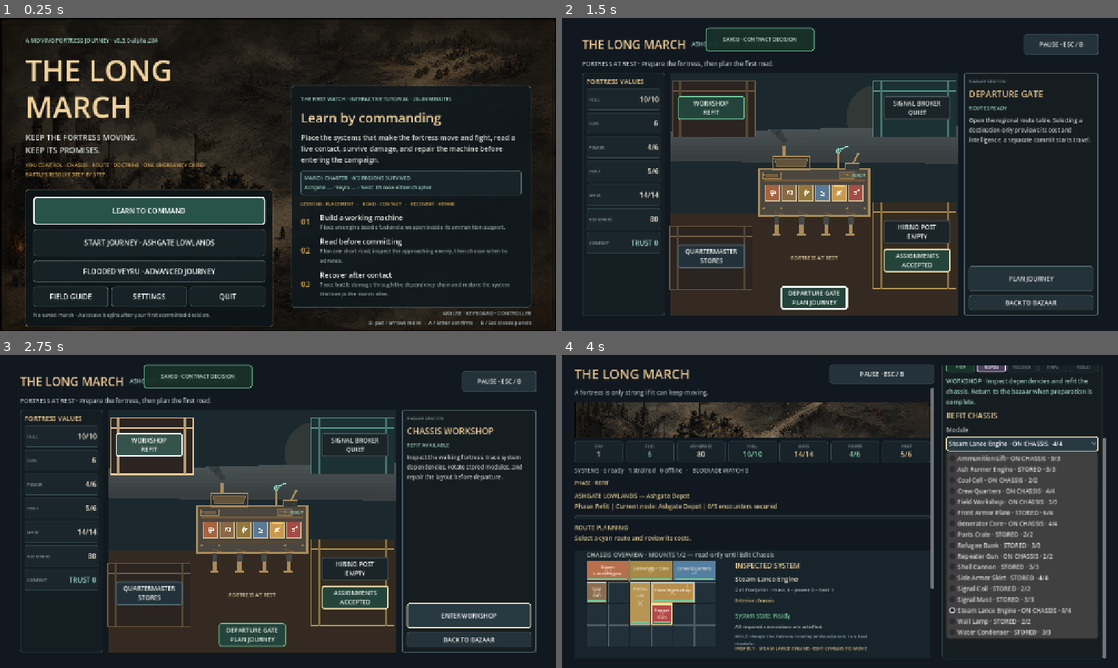
Above: before the commit, frames 1-4 (two rows, left to right).
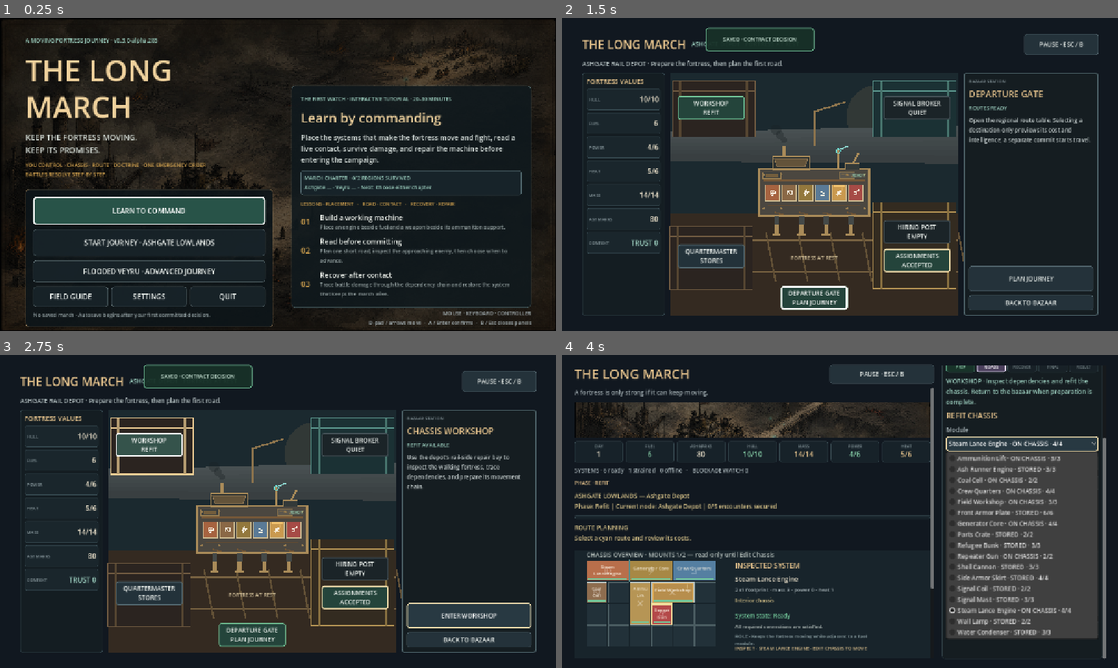
Above: after the commit, the same moments.

Repository: raphaelroshan/the-long-march
Game: Godot game, scene res://scenes/App.tscn
The game is run twice, just before and just after one commit, with the same random seed, the same clock (stepped at 60 frames per second) and the same inputs.
Inputs:
- Up to frame 1 (0.25 s): no input
- Up to frame 2 (1.5 s): click "START JOURNEY · ASHGATE LOWLA…" at 0.5 s; click "ACCEPT ASSIGNMENT" at 1.25 s
- Up to frame 3 (2.75 s): click "WORKSHOP REFIT" at 2 s
- Up to frame 4 (4 s): click "ENTER WORKSHOP" at 2.75 s; click "Steam Lance Engine · ON CHASS…" at 3.5 s

The runs differ from the first frame. In frame 1, less than 0.1% of the frame differs, in the area x 27-29%, y 6-8%; in frame 2, 0.9%; in frame 3, 1.5%, in the area x 3-94%, y 13-85%; in frame 4, nothing differs.

Commit message:
feat: distinguish starting settlement bazaars

Diff:
--- a/project.godot
+++ b/project.godot
@@ -4,7 +4,7 @@
 
 [application]
 config/name="The Long March"
-config/version="0.3.0-alpha.284"
+config/version="0.3.0-alpha.285"
 run/main_scene="res://scenes/App.tscn"
 config/features=PackedStringArray("4.4", "GL Compatibility")
 
--- a/src/ui/main.gd
+++ b/src/ui/main.gd
@@ -2725,7 +2725,7 @@
 	return {
 		"location_id": state.current_location,
 		"location_name": location_name,
-		"context": "FORTRESS AT REST · %s" % ("Choose an assignment or inspect a bazaar station." if contract_status == "offered" else "Prepare the fortress, then plan the first road."),
+		"context": "%s · %s" % ["LANTERN QUAY FLOOD MARKET" if is_veyru else "ASHGATE RAIL DEPOT", "Choose an assignment or inspect a bazaar station." if contract_status == "offered" else "Prepare the fortress, then plan the first road."],
 		"preferred_station": "assignment_board" if contract_status == "offered" else "departure_gate",
 		"values": {
 			"hull": "%d/10" % int(snapshot.get("hull_condition", state.hull_condition)),
@@ -2742,7 +2742,7 @@
 				"title": "Chassis Workshop",
 				"status": "REFIT AVAILABLE",
 				"button_status": "REFIT",
-				"body": "Inspect the walking fortress, trace system dependencies, rotate stored modules, and repair the layout before departure.",
+				"body": ("Use the quay's dry gantry to inspect the walking fortress and protect its lower hull before the archive road." if is_veyru else "Use the depot's rail-side repair bay to inspect the walking fortress, trace dependencies, and prepare its movement chain."),
 				"tone": "safe",
 				"primary": {"id": "open_workshop", "label": "ENTER WORKSHOP", "enabled": true, "tooltip": "Open the detailed chassis workbench."}
 			},
@@ -2750,7 +2750,7 @@
 				"title": "Quartermaster Stores",
 				"status": "%d ASHMARKS · %d FUEL" % [state.money, state.fuel],
 				"button_status": "STORES",
-				"body": "Review carried modules and current capacity. Trading inventory is not yet available in this settlement slice.",
+				"body": ("Review medicine space, fuel, and carried modules before the flood roads. Trading inventory is not yet available here." if is_veyru else "Review fuel, parts, and carried modules before leaving the rail depot. Trading inventory is not yet available here."),
 				"tone": "neutral",
 				"primary": {"id": "review_supplies", "label": "REVIEW FORTRESS STORES", "enabled": true, "tooltip": "Open the detailed module and capacity view."}
 			},
@@ -2758,7 +2758,7 @@
 				"title": "Signal Broker",
 				"status": "NO LOCAL REPORTS",
 				"button_status": "QUIET",
-				"body": "Route intelligence comes from working signal equipment and people met on the road. No report is for sale here yet.",
+				"body": ("Lantern keepers compare water levels and archive signals. Exact forecasts still depend on working signal equipment." if is_veyru else "Depot signalers compare blockade sightings and ash fronts. Exact forecasts still depend on working signal equipment."),
 				"tone": "muted"
 			},
 			"hiring_post": {
--- a/src/ui/settlement_hub.gd
+++ b/src/ui/settlement_hub.gd
@@ -374,21 +374,47 @@
 		mouse_filter = Control.MOUSE_FILTER_PASS
 
 	func _draw() -> void:
-		var sky := Color("#080d10") if high_contrast_enabled else Color("#1b292f")
-		var haze := Color("#27363a") if high_contrast_enabled else Color("#485052")
-		var ground := Color("#17120e") if high_contrast_enabled else Color("#342a21")
+		var flooded := location_id == "lantern_quay"
+		var sky := Color("#080d10") if high_contrast_enabled else (Color("#17363d") if flooded else Color("#1b292f"))
+		var haze := Color("#27363a") if high_contrast_enabled else (Color("#35575c") if flooded else Color("#485052"))
+		var ground := Color("#17120e") if high_contrast_enabled else (Color("#10282c") if flooded else Color("#342a21"))
 		draw_rect(Rect2(Vector2.ZERO, size), sky, true)
 		draw_circle(Vector2(size.x * 0.72, size.y * 0.18), 72.0, Color(0.82, 0.66, 0.42, 0.12))
 		for index in range(7):
 			var ridge_y := size.y * (0.26 + index * 0.015)
 			draw_line(Vector2(0, ridge_y), Vector2(size.x, ridge_y - 14 + index * 3), haze.darkened(float(index) * 0.035), 18.0)
 		draw_rect(Rect2(Vector2(0, size.y * 0.58), Vector2(size.x, size.y * 0.42)), ground, true)
+		_draw_place_features(flooded)
 		_draw_stall(Rect2(Vector2(6, 20), Vector2(190, 128)), "workshop")
 		_draw_stall(Rect2(Vector2(size.x - 196, 20), Vector2(190, 128)), "signal_broker")
 		_draw_stall(Rect2(Vector2(0, size.y - 205), Vector2(190, 145)), "quartermaster")
 		_draw_stall(Rect2(Vector2(size.x - 196, size.y - 260), Vector2(190, 198)), "assignment_board")
 		_draw_fortress()
 		draw_string(ThemeDB.fallback_font, Vector2(size.x * 0.5 - 90, size.y * 0.77), "FORTRESS AT REST", HORIZONTAL_ALIGNMENT_CENTER, 180, 12, Color("#cdbb95"))
+
+	func _draw_place_features(flooded: bool) -> void:
+		if flooded:
+			var dock := Color("#5c827d") if not high_contrast_enabled else Color("#bfe5df")
+			draw_line(Vector2(0, size.y * 0.68), Vector2(size.x, size.y * 0.68), dock, 7.0)
+			var support_ratios: Array[float] = [0.08, 0.22, 0.78, 0.92]
+			for x_ratio: float in support_ratios:
+				var x: float = size.x * x_ratio
+				draw_line(Vector2(x, size.y * 0.68), Vector2(x - 12.0, size.y * 0.92), dock.darkened(0.25), 5.0)
+			for lantern_x in [size.x * 0.18, size.x * 0.82]:
+				draw_line(Vector2(lantern_x, size.y * 0.23), Vector2(lantern_x, size.y * 0.34), dock, 3.0)
+				draw_circle(Vector2(lantern_x, size.y * 0.36), 7.0, Color("#ffd47f"))
+		else:
+			var rail := Color("#8d744d") if not high_contrast_enabled else Color("#f2dda2")
+			for rail_y in [size.y * 0.69, size.y * 0.82]:
+				draw_line(Vector2(0, rail_y), Vector2(size.x, rail_y), rail.darkened(0.15), 5.0)
+			for sleeper_index in range(10):
+				var x := float(sleeper_index) * size.x / 9.0
+				draw_line(Vector2(x, size.y * 0.66), Vector2(x + 22.0, size.y * 0.86), rail.darkened(0.30), 4.0)
+			draw_line(Vector2(size.x * 0.50, size.y * 0.16), Vector2(size.x * 0.50, size.y * 0.30), rail, 5.0)
+			draw_line(Vector2(size.x * 0.50, size.y * 0.16), Vector2(size.x * 0.61, size.y * 0.12), rail, 4.0)
+
+	func presentation_signature() -> String:
+		return "LANTERN QUAY · FLOOD DOCK · HANGING LAMPS" if location_id == "lantern_quay" else "ASHGATE DEPOT · BLACK RAILS · SIGNAL GANTRY"
 
 	func _draw_stall(rect: Rect2, station_id: String) -> void:
 		var selected := station_id == selected_station_id
--- a/tests/test_settlement_hub.gd
+++ b/tests/test_settlement_hub.gd
@@ -24,6 +24,7 @@
 	_expect(hub.visible and not game.main_columns.visible, "the opening settlement should use the bazaar hub instead of the dense operations desk")
 	_expect(hub.station_buttons.size() == 6 and hub.station_buttons.has("workshop") and hub.station_buttons.has("departure_gate"), "the bazaar should expose six stable station landmarks")
 	_expect(hub.value_labels["hull"].text == "10/10" and hub.value_labels["fuel"].text == "6" and hub.value_labels["money"].text == "80", "the left rail should expose the critical fortress values")
+	_expect(hub.context_label.text.contains("ASHGATE RAIL DEPOT") and hub.bazaar_canvas.presentation_signature().contains("BLACK RAILS"), "Ashgate's starting bazaar should identify its rail-depot setting without relying only on the location title")
 	_expect(hub.station_buttons["assignment_board"].has_focus(), "the unresolved opening assignment should receive default focus")
 	var canvas_rect: Rect2 = hub.bazaar_canvas.get_global_rect()
 	_expect(hub.value_labels["hull"].global_position.x < canvas_rect.position.x and hub.detail_title.global_position.x > canvas_rect.end.x, "the 1280x720 hub should keep values left, the fortress stage centered, and details right")
@@ -33,6 +34,7 @@
 	hub.station_buttons["workshop"].pressed.emit()
 	await process_frame
 	_expect(hub.selected_station_id == "workshop" and hub.primary_action_button.text == "ENTER WORKSHOP", "selecting a bazaar station should open its named detail action")
+	_expect(hub.detail_body.text.contains("rail-side repair bay") and hub.detail_body.text.contains("movement chain"), "Ashgate's workshop should frame refit around the depot's immediate operational priority")
 	_expect(game.state.serialize() == state_before_browse, "browsing bazaar stations should not mutate deterministic run state")
 	hub.primary_action_button.pressed.emit()
 	await _settle_ui()
--- a/tests/test_veyru_flow.gd
+++ b/tests/test_veyru_flow.gd
@@ -79,9 +79,13 @@
 	await process_frame
 
 	_expect(game.state.campaign_region_id == "flooded_veyru" and game.state.current_location == "lantern_quay", "the Veyru UI flow should begin at Lantern Quay")
-	_expect(game.settlement_hub.visible and game.settlement_hub.station_buttons["assignment_board"].has_focus() and game.settlement_hub.detail_body.text.contains("Parts Crate"), "the opening bazaar should focus and name the medicine carrier")
+	_expect(game.settlement_hub.context_label.text.contains("LANTERN QUAY FLOOD MARKET") and game.settlement_hub.bazaar_canvas.presentation_signature().contains("FLOOD DOCK"), "Lantern Quay's starting bazaar should identify its raised flood-market setting")
+	game.settlement_hub.station_buttons["signal_broker"].pressed.emit()
+	await process_frame
+	_expect(game.settlement_hub.detail_body.text.contains("water levels") and game.settlement_hub.detail_body.text.contains("archive signals"), "Lantern Quay's signal service should reflect its local route problem")
 	game.settlement_hub.station_buttons["assignment_board"].pressed.emit()
 	await process_frame
+	_expect(game.settlement_hub.visible and game.settlement_hub.primary_action_button.has_focus() and game.settlement_hub.detail_body.text.contains("Parts Crate"), "the opening bazaar should expose and name the medicine carrier after inspecting another local service")
 	game.settlement_hub.primary_action_button.pressed.emit()
 	await _settle_ui()
 	_expect(game.state.veyru_contract_status == "accepted" and game.campaign_path_label.text.contains("Carrier: Parts Crate"), "accepting through the UI should persist the exact medicine carrier")
--- a/tools/ci_manifest.json
+++ b/tools/ci_manifest.json
@@ -1,7 +1,7 @@
 {
   "slug": "the-long-march",
   "display_name": "The Long March",
-  "prototype_version": "0.3.0-alpha.284",
+  "prototype_version": "0.3.0-alpha.285",
   "playtest_ready": true,
   "godot_test": "res://tests/test_fortress_state.gd",
   "primary_repo": "raphaelroshan/the-long-march",
Not shown, changed: export_presets.cfg
Not shown, changed: docs/agent_feeding_guide.md
Not shown, changed: docs/agent_handoff_roadmap.md
Not shown, changed: docs/decision_log.md
Not shown, changed: docs/game_quality_transformation_plan.md
